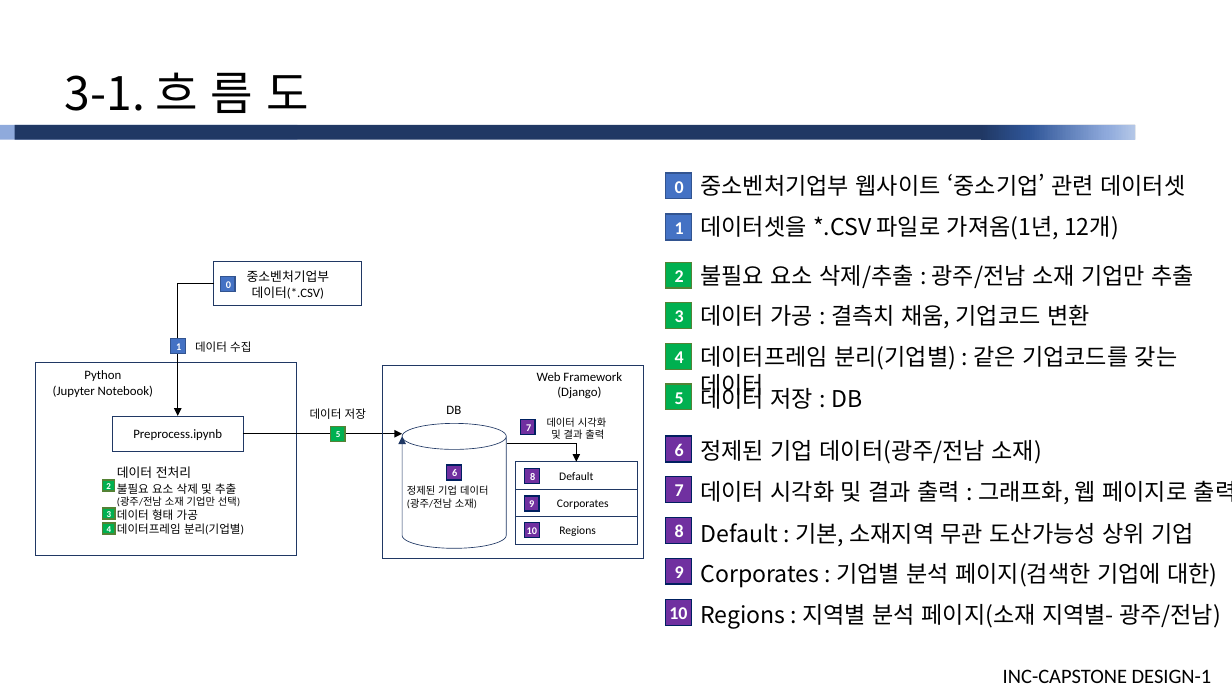
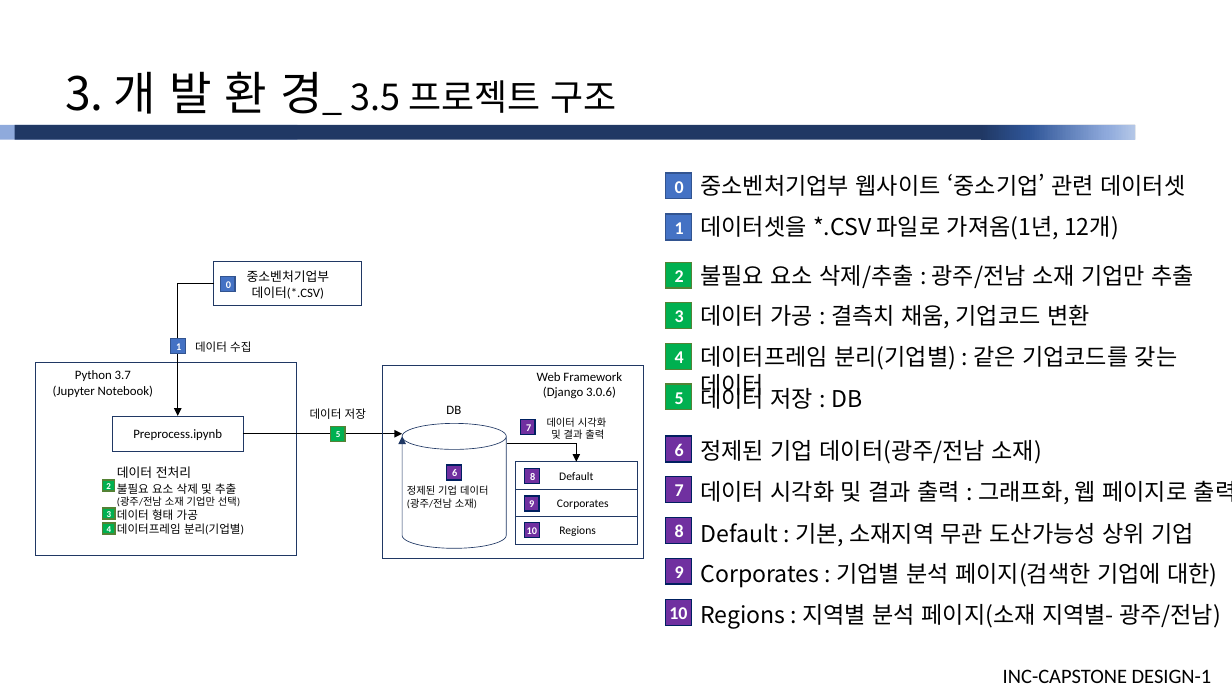
Before and after one commit to cutiecrab/CAR, a slide deck: slide 11 of 주차별 상세/10주/[피드백미반영]산학캡스톤디자인1_발표자료(10주).pptx (slide 6 before the commit). Drawn at 1232x693 pixels with LibreOffice and Linux fonts; fonts in the diff are those of the drawing. Boxes give left, top, right and bottom in pixels: in the first picture for what was removed or moved away, otherwise in the second. Text is boxed around its words. In the diff, an @@ line names an element or a change of style, - is before the commit and + after.

```diff
--- a/주차별 상세/10주/[피드백미반영]산학캡스톤디자인1_발표자료(10주).pptx
+++ b/주차별 상세/10주/[피드백미반영]산학캡스톤디자인1_발표자료(10주).pptx
@@ text removed at (x1=65, y1=72, x2=309, y2=113) @@
-3-1. 흐 름 도
@@ text added at (x1=65, y1=71, x2=617, y2=115), 28 pt, text #000000 @@
+3. 개 발 환 경_ 3.5 프로젝트 구조
@@ text at (x1=75, y1=370, x2=131, y2=381): text changed @@
-Python
+Python 3.7
@@ text at (x1=543, y1=386, x2=616, y2=399): text changed @@
-(Django)
+(Django 3.0.6)
```
Also in this commit, not shown: 20 other slides changed, 7 slides added, 3 slides removed.
